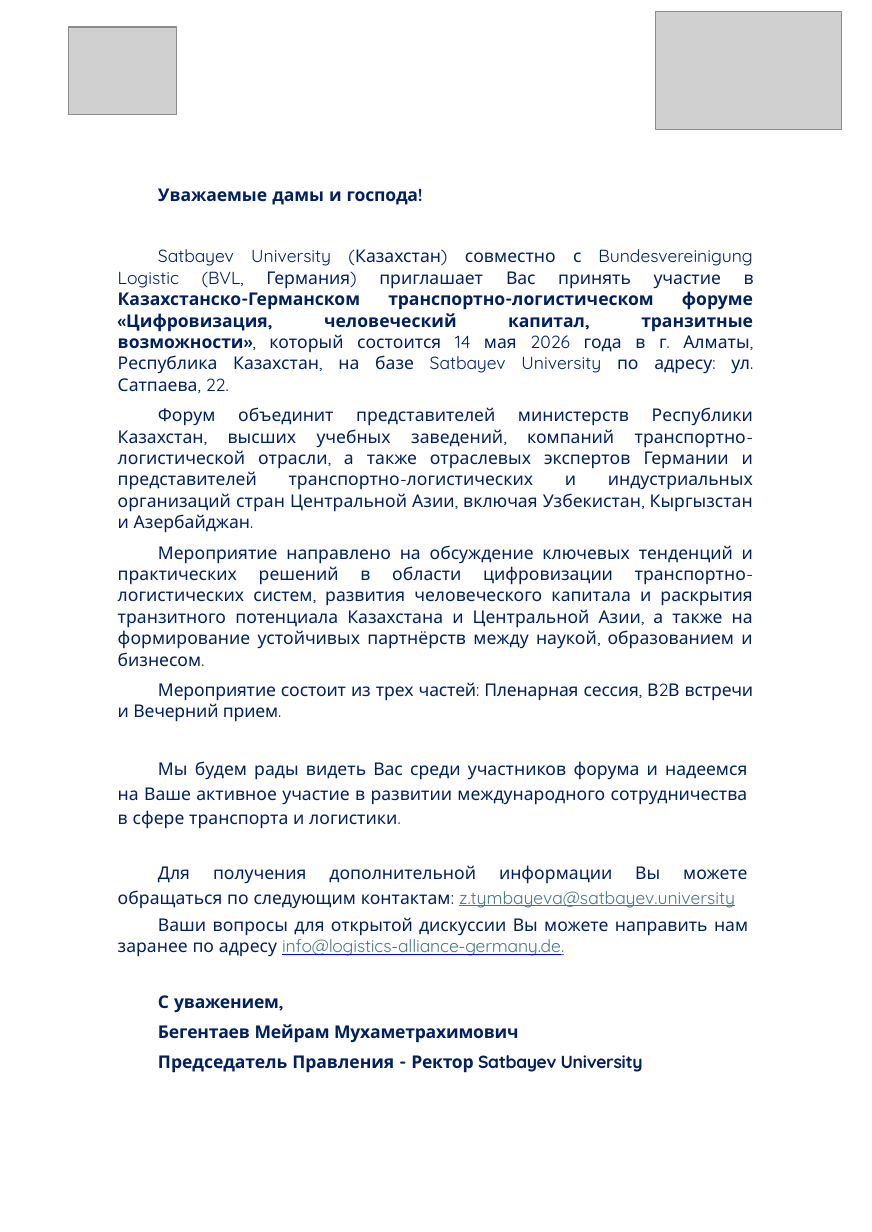
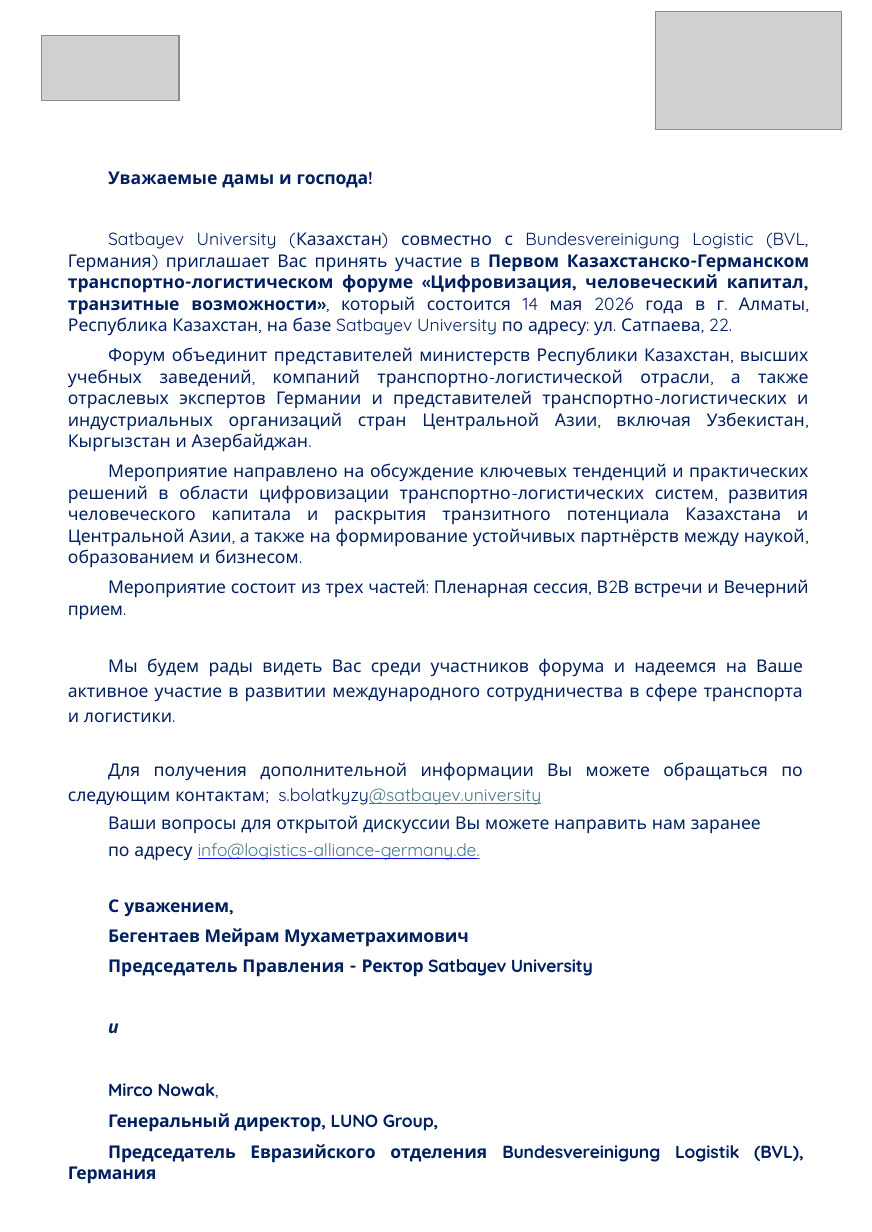
Before and after one commit to zvezdd/KazForum-Logistics, a slide deck: slide 2 of public/program-ru.pptx. Drawn at 872x1232 pixels with LibreOffice and Linux fonts; fonts in the diff are those of the drawing; grey boxes stand for pictures. Boxes give left, top, right and bottom in pixels: in the first picture for what was removed or moved away, otherwise in the second. Text is boxed around its words. In the diff, an @@ line names an element or a change of style, - is before the commit and + after.

```diff
--- a/public/program-ru.pptx
+++ b/public/program-ru.pptx
@@ picture: place and size @@
-picture at (68,27,176,115)
+picture at (41,36,179,101)
@@ text "Уважаемые дамы и господа!": place and size @@
-text "Уважаемые дамы и господа!" at (118,188,754,1073)
+text "Уважаемые дамы и господа!" at (68,171,809,1184)
@@ text at (68,232,809,336): text changed @@
-Satbayev University (Казахстан) совместно с Bundesvereinigung Logistic (BVL, Германия) приглашает Вас принять участие в Казахстанско-Германском транспортно-логистическом форуме «Цифровизация, человеческий капитал, транзитные возможности», который состоится 14 мая 2026 года в г. Алматы, Республика Казахстан, на базе Satbayev University по адресу: ул. Сатпаева, 22.
+Satbayev University (Казахстан) совместно с Bundesvereinigung Logistic (BVL, Германия) приглашает Вас принять участие в Первом Казахстанско-Германском транспортно-логистическом форуме «Цифровизация, человеческий капитал, транзитные возможности», который состоится 14 мая 2026 года в г. Алматы, Республика Казахстан, на базе Satbayev University по адресу: ул. Сатпаева, 22.
@@ text at (68,762,802,861): text changed @@
-Для получения дополнительной информации Вы можете обращаться по следующим контактам: z.tymbayeva@satbayev.university
-Ваши вопросы для открытой дискуссии Вы можете направить нам заранее по адресу info@logistics-alliance-germany.de.
+Для получения дополнительной информации Вы можете обращаться по следующим контактам; s.bolatkyzy@satbayev.university
+Ваши вопросы для открытой дискуссии Вы можете направить нам заранее
+по адресу info@logistics-alliance-germany.de.
@@ text at (68,1023,804,1184): paragraphs added @@
+и
+Mirco Nowak,
+Генеральный директор, LUNO Group,
+Председатель Евразийского отделения Bundesvereinigung Logistik (BVL), Германия
```
Also in this commit, not shown: 2 other slides changed, 5 other files.
